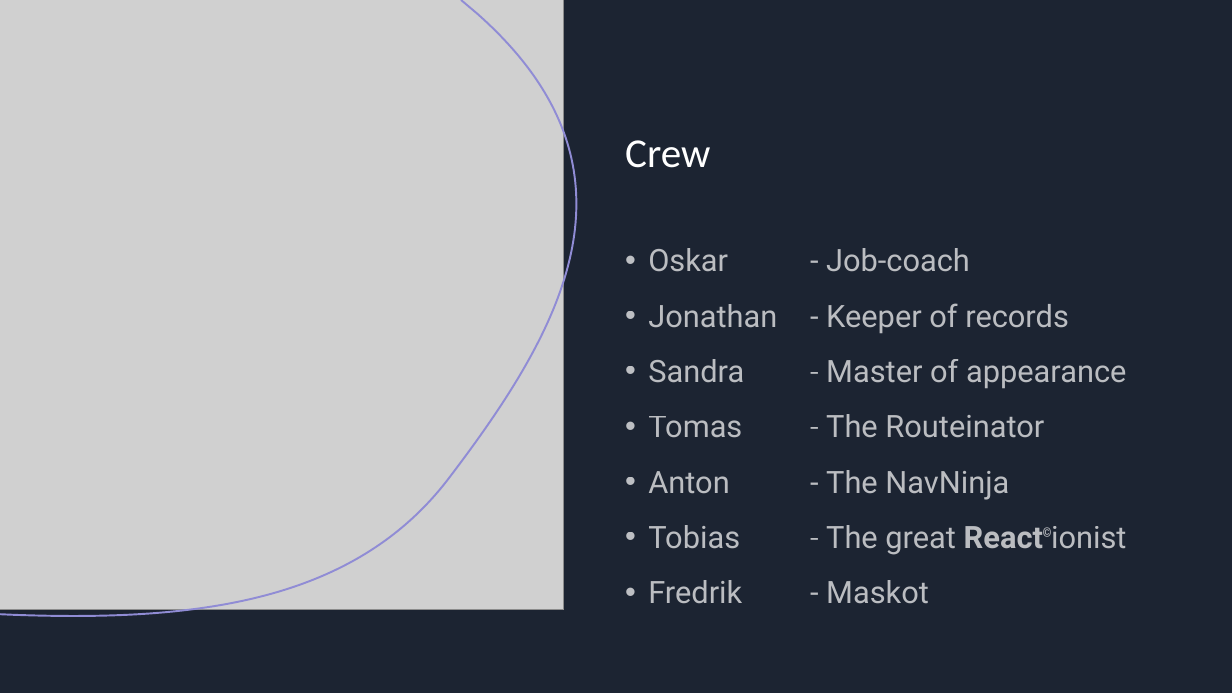
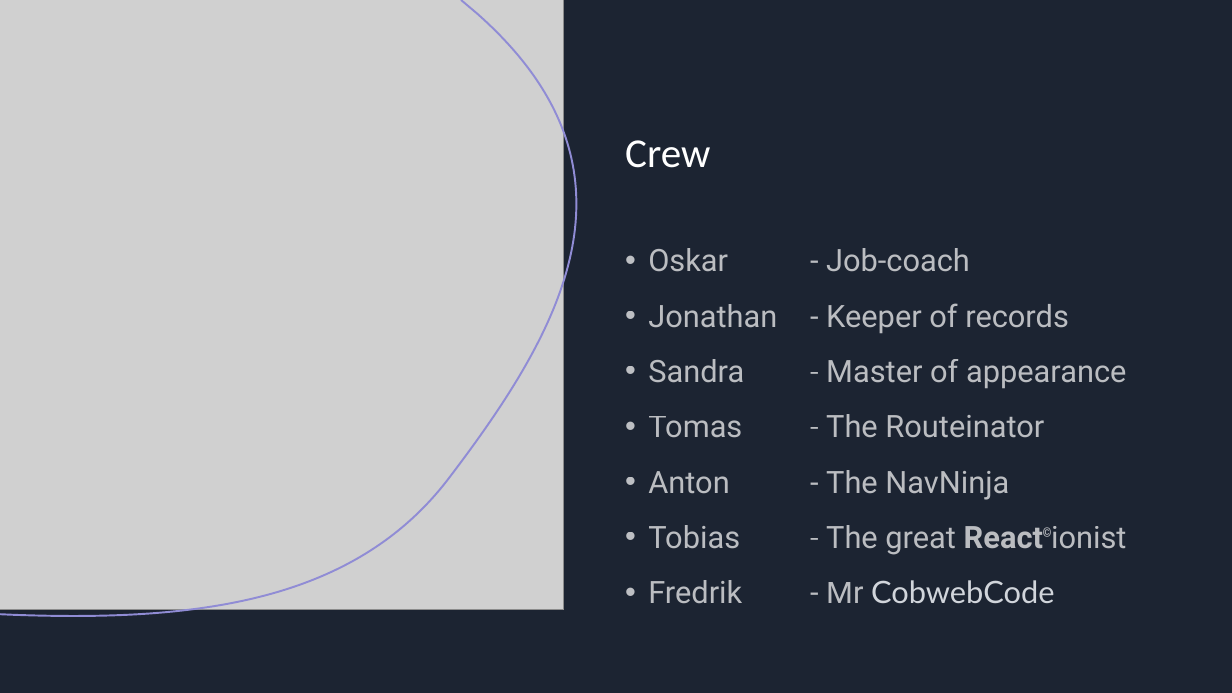
Before and after one commit to Addnode-Hackaton-2023/Team-4, a slide deck: slide 2 of HackAddThon 2023.pptx. Drawn at 1232x693 pixels with LibreOffice and Linux fonts; fonts in the diff are those of the drawing; grey boxes stand for pictures. Boxes give left, top, right and bottom in pixels: in the first picture for what was removed or moved away, otherwise in the second. Text is boxed around its words. In the diff, an @@ line names an element or a change of style, - is before the commit and + after.

```diff
--- a/HackAddThon 2023.pptx
+++ b/HackAddThon 2023.pptx
@@ text at [648, 580, 1054, 604]: text changed @@
-• Fredrik - Maskot
+• Fredrik - Mr CobwebCode
```
Also in this commit, not shown: 2 other slides changed.
